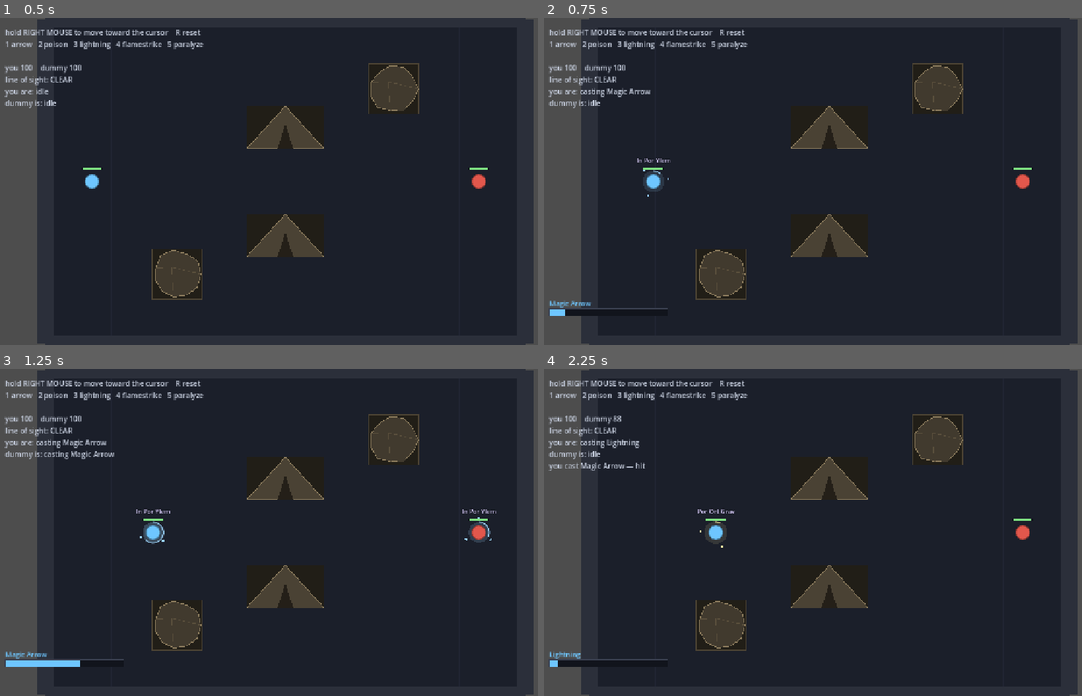
Above: before the commit, frames 1-4 (two rows, left to right).
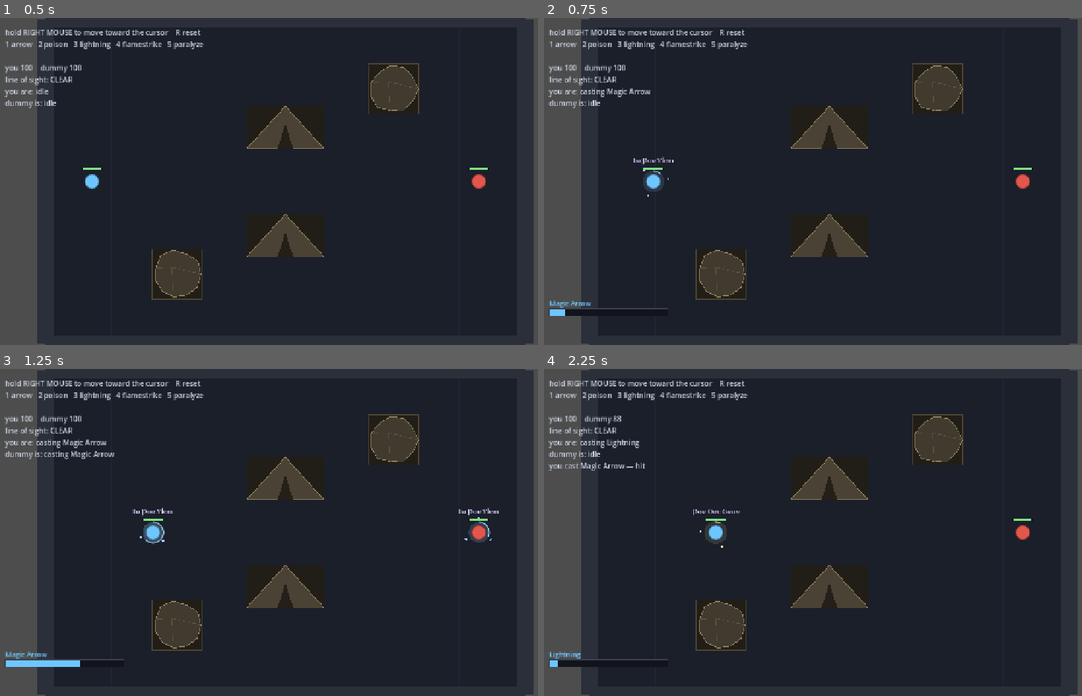
Above: after the commit, the same moments.

Repository: sirdeaz/uo-arena
Game: Godot game, scene res://autoload/boot.tscn
The game is run twice, just before and just after one commit, with the same random seed, the same clock (stepped at 60 frames per second) and the same inputs.
Inputs (mouse positions are in pixels of both pictures, inside the frame that each line leads up to):
- Up to frame 1 (0.5 s): no input
- Up to frame 2 (0.75 s): tap Enter at 0.5 s; move the mouse to (958, 165) at 0.52 s; hold D from 0.53 s (still down); tap 1 at 0.6 s; click (958, 165) at 0.67 s
- Up to frame 3 (1.25 s): keep holding D
- Up to frame 4 (2.25 s): release D at 1.25 s; drag from (710, 548) to (802, 597) at 1.27 s; move the mouse to (888, 460) at 2.02 s; hold D from 2.03 s (still down); tap 3 at 2.1 s

Frame 1 is identical in both runs. In frame 2, less than 0.1% of the frame differs, in the area x 16-25%, y 42-45%; in frame 3, 0.1%, in the area x 24-93%, y 42-46%; in frame 4, less than 0.1%.

Commit message:
Speak the mantras in a face worth reading
`Kal Vas Flam` hanging over a caster's head is the most atmospheric thing in
the game and the single most important read a player has, and it rendered in
the same neutral sans a settings menu would use.

Bundles Uncial Antiqua, subset to Basic Latin — 62 KB down to 15 KB. Uncial
over the alternatives because its strokes stay heavy enough to hold together
at the ~14px the mantra occupies at the default 0.85 camera zoom, where a
finer inscriptional face thins out against the arena floor.

Only the mantra uses it. The cast bar caption stays in the UI font, because
that is chrome and the mantra is a character speaking — splitting the two is
the point.

The four-pass offset outline in `_draw_mantra` becomes one
`draw_string_outline` call.

Closes #6

Co-Authored-By: Claude Opus 5 <noreply@anthropic.com>
Claude-Session: https://claude.ai/code/session_01XkGyHL52mdpdEucddVEFt5

Diff:
--- a/client/fighter.gd
+++ b/client/fighter.gd
@@ -13,6 +13,12 @@
 const MOUSE_DEAD_ZONE: float = 16.0
 
 const MANTRA_COLOR := Color("#dcd0ff")
+const MANTRA_OUTLINE_COLOR := Color("#0d1017")
+const MANTRA_FONT_SIZE: int = 16
+
+## Thickness of the dark halo behind the mantra. The words are read against the arena
+## floor at a glance, mid-fight, so they get an outline rather than relying on contrast.
+const MANTRA_OUTLINE_SIZE: int = 3
 
 ## How long the release / fizzle / interrupt burst stays on screen.
 const BURST_SECONDS: float = 0.4
@@ -183,20 +189,19 @@
 	if state.current_state != EntityState.State.CASTING:
 		return
 
-	var font := ThemeDB.fallback_font
-	var font_size := 16
+	var font := SpellVisuals.MANTRA_FONT
 	var text: String = state.current_spell.mantra
-	var width := font.get_string_size(text, HORIZONTAL_ALIGNMENT_LEFT, -1, font_size).x
+	var width := font.get_string_size(text, HORIZONTAL_ALIGNMENT_LEFT, -1, MANTRA_FONT_SIZE).x
 	var origin := Vector2(-width * 0.5, -RADIUS - 30.0)
 
-	# Dark outline first so the words stay readable over the arena floor.
-	for offset in [Vector2(1, 0), Vector2(-1, 0), Vector2(0, 1), Vector2(0, -1)]:
-		draw_string(
-			font, origin + offset, text, HORIZONTAL_ALIGNMENT_LEFT, -1, font_size,
-			Color("#0d1017")
-		)
+	# Dark outline so the words stay readable over the arena floor. One call rather than
+	# the four offset passes this used to take.
+	draw_string_outline(
+		font, origin, text, HORIZONTAL_ALIGNMENT_LEFT, -1, MANTRA_FONT_SIZE,
+		MANTRA_OUTLINE_SIZE, MANTRA_OUTLINE_COLOR
+	)
 	draw_string(
-		font, origin, text, HORIZONTAL_ALIGNMENT_LEFT, -1, font_size, MANTRA_COLOR
+		font, origin, text, HORIZONTAL_ALIGNMENT_LEFT, -1, MANTRA_FONT_SIZE, MANTRA_COLOR
 	)
 
 
--- a/client/spell_visuals.gd
+++ b/client/spell_visuals.gd
@@ -3,6 +3,11 @@
 
 ## Client-side look of each spell. Kept out of `common/` on purpose: the server
 ## resolves spells without ever needing to know what colour a flamestrike is.
+
+## The face a caster speaks in. The mantra is diegetic — a character saying the words
+## overhead — so it gets a display face, while the cast bar caption stays in the UI font
+## because that is interface, not speech. Bundled and subset; see `client/fonts/`.
+const MANTRA_FONT: Font = preload("res://client/fonts/UncialAntiqua-Regular.ttf")
 
 const FALLBACK_COLOR := Color("#d8d8d8")
 
--- a/tests/test_spell_visuals.gd
+++ b/tests/test_spell_visuals.gd
@@ -45,3 +45,48 @@
 	assert_eq(
 		SpellVisuals.color_for(null), SpellVisuals.FALLBACK_COLOR, "null must be safe"
 	)
+
+
+# ── the mantra face ───────────────────────────────────────────────────────────
+
+func test_mantras_use_the_bundled_display_face_not_the_ui_font() -> void:
+	# The mantra is a character speaking; the cast bar caption is chrome. Falling back
+	# to the engine's UI font would quietly undo that split.
+	assert_true(SpellVisuals.MANTRA_FONT != null, "the mantra font must be bundled")
+	assert_eq(
+		SpellVisuals.MANTRA_FONT.get_font_name(),
+		"Uncial Antiqua",
+		"mantras should be spoken in the bundled display face"
+	)
+	assert_true(
+		SpellVisuals.MANTRA_FONT != ThemeDB.fallback_font,
+		"the mantra face must not be the engine's default UI font"
+	)
+
+
+func test_the_subset_font_can_spell_every_mantra() -> void:
+	# The font ships subset. A spell added with a character the subset dropped would
+	# render a blank box overhead — and the mantra is the opponent's only read.
+	for spell_name in SPELL_NAMES:
+		var mantra: String = _spell(spell_name).mantra
+		for index in mantra.length():
+			var codepoint := mantra.unicode_at(index)
+			assert_true(
+				SpellVisuals.MANTRA_FONT.has_char(codepoint),
+				"the subset font has no glyph for '%s' in %s" % [mantra[index], mantra]
+			)
+
+
+func test_mantras_are_measurable_so_they_can_be_centred_overhead() -> void:
+	for spell_name in SPELL_NAMES:
+		var mantra: String = _spell(spell_name).mantra
+		var width := SpellVisuals.MANTRA_FONT.get_string_size(
+			mantra, HORIZONTAL_ALIGNMENT_LEFT, -1, Fighter.MANTRA_FONT_SIZE
+		).x
+		assert_true(width > 0.0, "%s should have a measurable width" % mantra)
+		assert_true(
+			width < 400.0,
+			"%s is %.0fpx wide, too wide to hang over a %.0fpx fighter" % [
+				mantra, width, Fighter.RADIUS * 2.0
+			]
+		)
Not shown, added: client/fonts/OFL.txt
Binary file added: client/fonts/UncialAntiqua-Regular.ttf
Not shown, added: client/fonts/UncialAntiqua-Regular.ttf.import
Not shown, added: client/fonts/README.md
